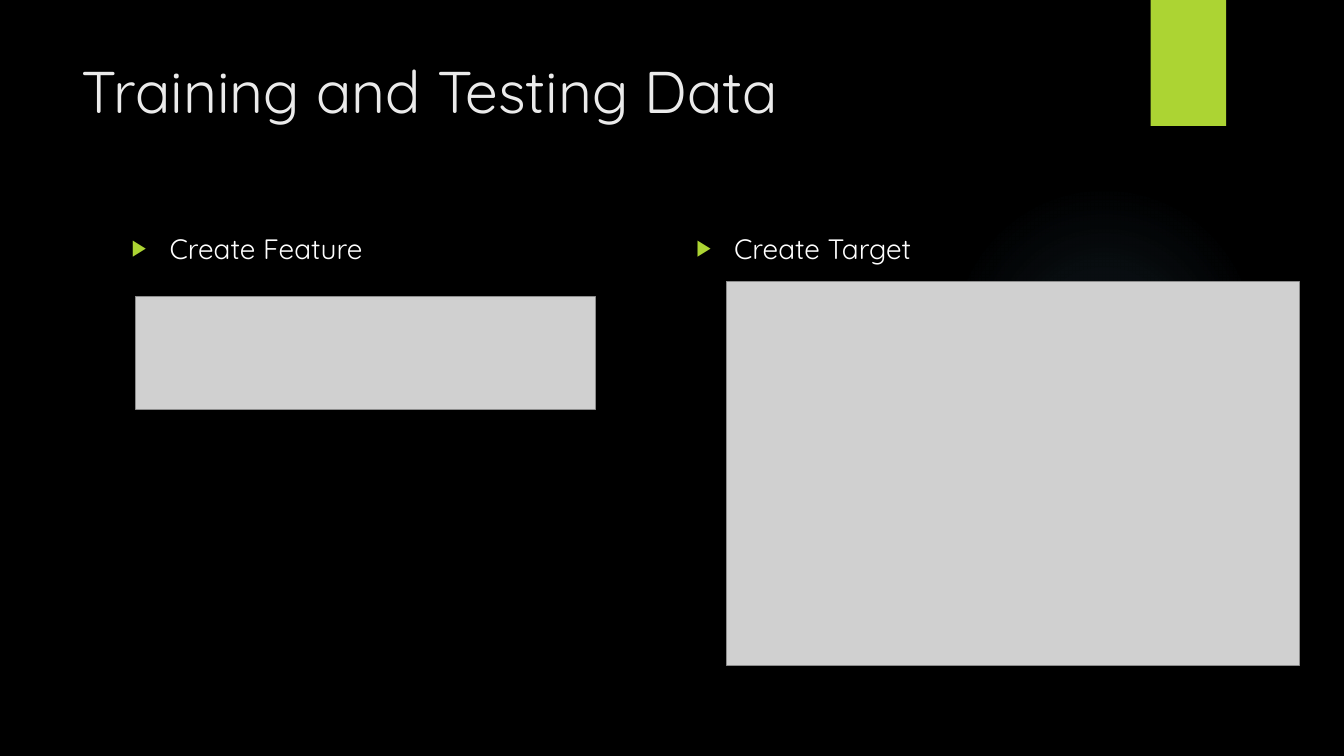
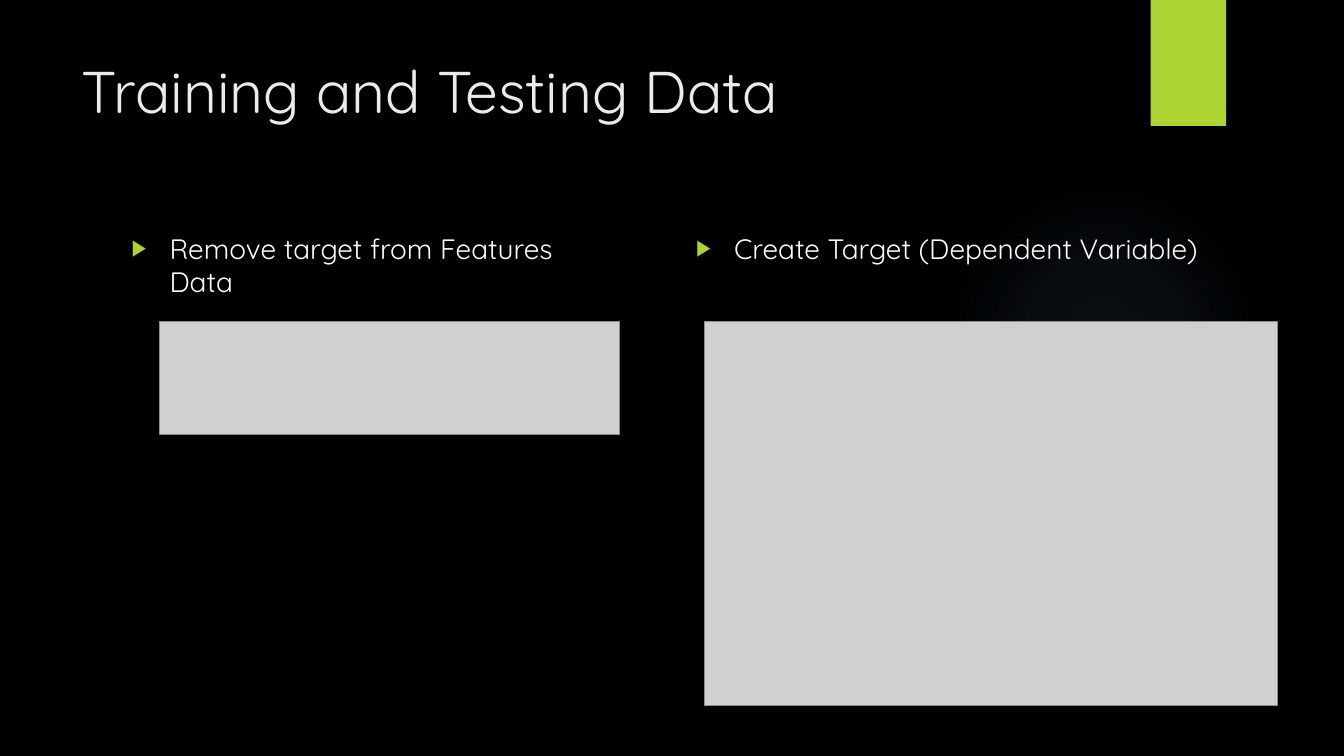
Before and after one commit to johnsetzer3/Disease_Prediction, a slide deck: slide 6 of Team_Code Blue Final Project.pptx. Drawn at 1344x756 pixels with LibreOffice and Linux fonts; fonts in the diff are those of the drawing; grey boxes stand for pictures; background and template pictures are left out. Boxes give left, top, right and bottom in pixels: in the first picture for what was removed or moved away, otherwise in the second. Text is boxed around its words. In the diff, an @@ line names an element or a change of style, - is before the commit and + after.

```diff
--- a/Team_Code Blue Final Project.pptx
+++ b/Team_Code Blue Final Project.pptx
@@ text at [170, 238, 552, 293]: text changed @@
-▶ Create Feature
+▶ Remove target from Features Data
@@ text at [734, 238, 1198, 265]: text changed @@
-▶ Create Target
+▶ Create Target (Dependent Variable)
@@ picture: place and size @@
-picture at [136, 297, 596, 409]
+picture at [159, 322, 619, 434]
@@ picture: place and size @@
-picture at [727, 281, 1300, 665]
+picture at [705, 322, 1277, 706]
```
Also in this commit, not shown: 3 other slides changed, 4 slides added, 1 other file.
